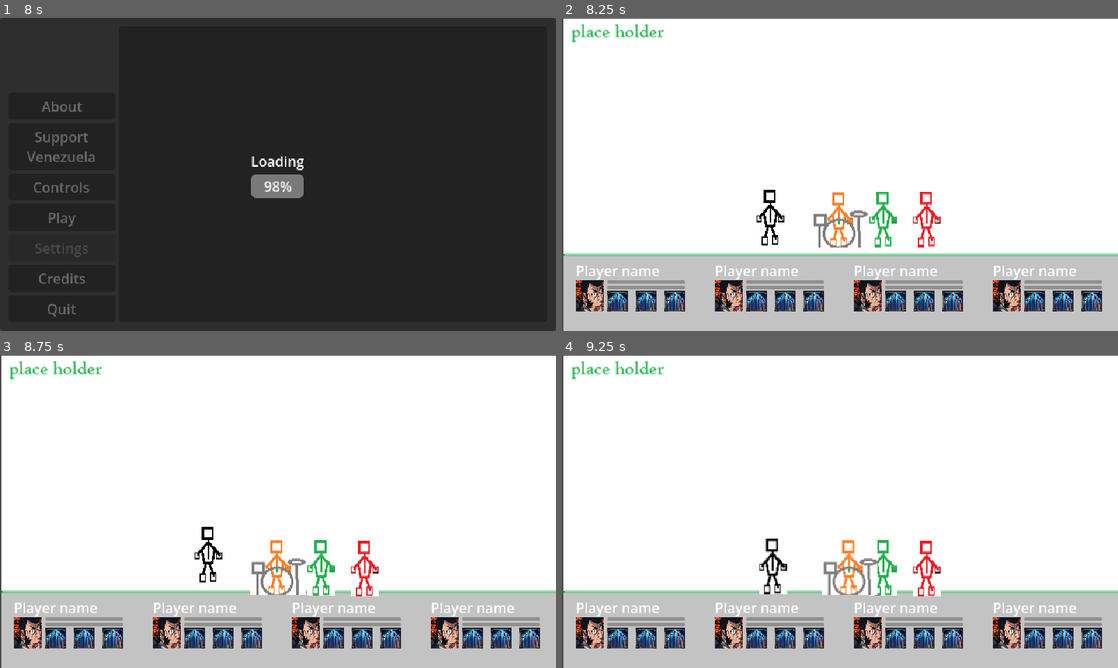
Above: before the commit, frames 1-4 (two rows, left to right).
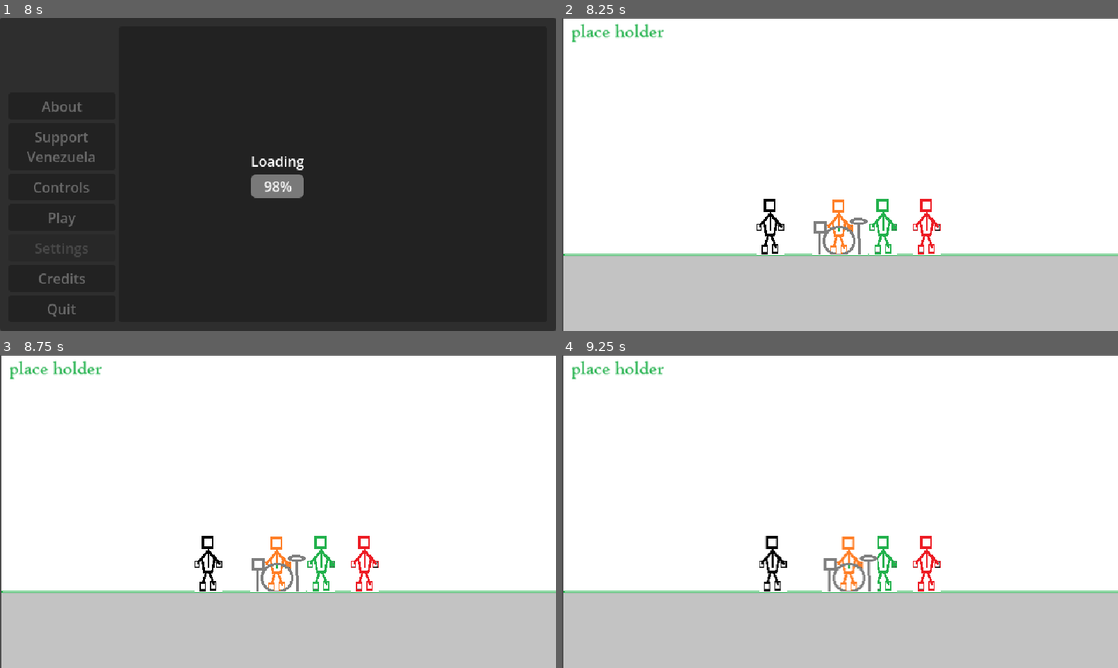
Above: after the commit, the same moments.

Repository: kevinesaa/juntos-game-jam
Game: Godot game, scene res://splash-screen/splash-screen.tscn
Two runs of this game, one before a commit and one after it. Both use one fixed random seed, a clock stepped at 60 frames per second and the inputs below.
Inputs:
- Up to frame 1 (8 s): tap Enter at 0.5, 2, 3.5 s; hold D (move_right) 0.53-1.28 s; tap E (next_character) every 1.5 s from 0.6 to 5.1 s; tap Space at 1.25, 2.75, 4.25 s; hold A (move_left) 1.28-2.03 s; tap Q (previus_character) at 1.35, 2.85, 4.35 s; hold D (move_right) 2.03-3.53 s; hold A (move_left) 3.53-5.75 s; click "Play" at 5.75 s; click "Play" at 6.5 s; click "Support Venezuela" at 7.25 s
- Up to frame 2 (8.25 s): click "About" at 8 s
- Up to frame 3 (8.75 s): no input
- Up to frame 4 (9.25 s): hold D (move_right) from 8.78 s (still down); tap Q (previus_character) at 8.85 s

Frame 1 is identical in both runs. In frame 2, 8.8% of the frame differs, in the area x 2-98%, y 54-94%; in frame 3, 8.7%; in frame 4, 8.7%.

Commit message:
fix: character move physis

Diff:
--- a/level-jam/level-jam.tscn
+++ b/level-jam/level-jam.tscn
@@ -43,62 +43,58 @@
 script = ExtResource("3_xy2ov")
 
 [node name="player1_Node2D" type="Node2D" parent="gameNode/playerController_Node" unique_id=271839000]
-position = Vector2(240, 230)
+position = Vector2(240, 240)
 script = ExtResource("4_qq2pt")
 baseSpeed = 40.0
 
-[node name="RigidBody2D" type="RigidBody2D" parent="gameNode/playerController_Node/player1_Node2D" unique_id=914589422]
-lock_rotation = true
-
-[node name="player_SpriteRender" type="Sprite2D" parent="gameNode/playerController_Node/player1_Node2D/RigidBody2D" unique_id=593470189]
+[node name="player1_CharacterBody2D" type="CharacterBody2D" parent="gameNode/playerController_Node/player1_Node2D" unique_id=1478620453]
+
+[node name="player_SpriteRender" type="Sprite2D" parent="gameNode/playerController_Node/player1_Node2D/player1_CharacterBody2D" unique_id=593470189]
 texture = ExtResource("5_oestl")
 
-[node name="player1_CollisionShape2D" type="CollisionShape2D" parent="gameNode/playerController_Node/player1_Node2D/RigidBody2D" unique_id=1112553368]
+[node name="player1_CollisionShape2D" type="CollisionShape2D" parent="gameNode/playerController_Node/player1_Node2D/player1_CharacterBody2D" unique_id=1112553368]
 position = Vector2(0, 4)
 shape = SubResource("RectangleShape2D_nr37e")
 
 [node name="player2_Node2D" type="Node2D" parent="gameNode/playerController_Node" unique_id=1958795324]
-position = Vector2(420, 230)
+position = Vector2(420, 240)
 script = ExtResource("4_qq2pt")
 baseSpeed = 40.0
 
-[node name="RigidBody2D" type="RigidBody2D" parent="gameNode/playerController_Node/player2_Node2D" unique_id=1238938278]
-lock_rotation = true
-
-[node name="player_SpriteRender" type="Sprite2D" parent="gameNode/playerController_Node/player2_Node2D/RigidBody2D" unique_id=1949557825]
+[node name="player2_CharacterBody2D" type="CharacterBody2D" parent="gameNode/playerController_Node/player2_Node2D" unique_id=1397011205]
+
+[node name="player_SpriteRender" type="Sprite2D" parent="gameNode/playerController_Node/player2_Node2D/player2_CharacterBody2D" unique_id=1949557825]
 texture = ExtResource("4_xy2ov")
 
-[node name="CollisionShape2D" type="CollisionShape2D" parent="gameNode/playerController_Node/player2_Node2D/RigidBody2D" unique_id=372874980]
+[node name="CollisionShape2D" type="CollisionShape2D" parent="gameNode/playerController_Node/player2_Node2D/player2_CharacterBody2D" unique_id=372874980]
 position = Vector2(-1, 2)
 shape = SubResource("RectangleShape2D_6g1t1")
 
 [node name="player3_Node2D" type="Node2D" parent="gameNode/playerController_Node" unique_id=350844624]
-position = Vector2(370, 230)
+position = Vector2(370, 240)
 script = ExtResource("4_qq2pt")
 baseSpeed = 50.0
 
-[node name="RigidBody2D" type="RigidBody2D" parent="gameNode/playerController_Node/player3_Node2D" unique_id=1989681169]
-lock_rotation = true
-
-[node name="player_SpriteRender" type="Sprite2D" parent="gameNode/playerController_Node/player3_Node2D/RigidBody2D" unique_id=1354094665]
+[node name="CharacterBody2D" type="CharacterBody2D" parent="gameNode/playerController_Node/player3_Node2D" unique_id=1291829239]
+
+[node name="player_SpriteRender" type="Sprite2D" parent="gameNode/playerController_Node/player3_Node2D/CharacterBody2D" unique_id=1354094665]
 texture = ExtResource("5_qq2pt")
 
-[node name="CollisionShape2D" type="CollisionShape2D" parent="gameNode/playerController_Node/player3_Node2D/RigidBody2D" unique_id=120226561]
+[node name="CollisionShape2D" type="CollisionShape2D" parent="gameNode/playerController_Node/player3_Node2D/CharacterBody2D" unique_id=120226561]
 position = Vector2(0.5, 3.5)
 shape = SubResource("RectangleShape2D_sobt1")
 
 [node name="player4_Node2D" type="Node2D" parent="gameNode/playerController_Node" unique_id=355279349]
-position = Vector2(320, 230)
+position = Vector2(320, 240)
 script = ExtResource("4_qq2pt")
 baseSpeed = 30.0
 
-[node name="RigidBody2D" type="RigidBody2D" parent="gameNode/playerController_Node/player4_Node2D" unique_id=2025463017]
-lock_rotation = true
-
-[node name="player_SpriteRender" type="Sprite2D" parent="gameNode/playerController_Node/player4_Node2D/RigidBody2D" unique_id=1558608659]
+[node name="player4_CharacterBody2D" type="CharacterBody2D" parent="gameNode/playerController_Node/player4_Node2D" unique_id=473400376]
+
+[node name="player_SpriteRender" type="Sprite2D" parent="gameNode/playerController_Node/player4_Node2D/player4_CharacterBody2D" unique_id=1558608659]
 texture = ExtResource("6_oestl")
 
-[node name="player4_CollisionShape2D" type="CollisionShape2D" parent="gameNode/playerController_Node/player4_Node2D/RigidBody2D" unique_id=2002224309]
+[node name="player4_CollisionShape2D" type="CollisionShape2D" parent="gameNode/playerController_Node/player4_Node2D/player4_CharacterBody2D" unique_id=2002224309]
 position = Vector2(-1.5, 2.5)
 shape = SubResource("RectangleShape2D_viwgl")
 
@@ -112,6 +108,7 @@
 shape = SubResource("RectangleShape2D_cw4k4")
 
 [node name="CanvasLayer" type="CanvasLayer" parent="." unique_id=1630577108]
+visible = false
 
 [node name="MarginContainer" type="MarginContainer" parent="CanvasLayer" unique_id=517873449]
 anchors_preset = 15
--- a/main-menu/main-menu.tscn
+++ b/main-menu/main-menu.tscn
@@ -8,7 +8,6 @@
 
 [node name="ChangeSceneController" type="Node" parent="." unique_id=873296796]
 script = ExtResource("2_6u48k")
-debug_loading = true
 path_to_next_scene = "res://level-jam/level-jam.tscn"
 metadata/_custom_type_script = "uid://dn1vx62hd863p"
 
--- a/player-controller/MyCharacterController.gd
+++ b/player-controller/MyCharacterController.gd
@@ -3,8 +3,18 @@
 
 
 @export var baseSpeed:float
-var newPosition:Vector2
+@onready var my_rigid_body_2d: RigidBody2D = $RigidBody2D
+
+var indexId:int
+var newPosition:Vector2 = Vector2.ZERO
+var currentSkillIndex:int = 0
+var charaterSkills: Array[SkillController] = []
+
+func setIndexId(id:int) -> void:
+	self.indexId = id
 
 func moveCharacter(deltaTime:float,moveVector:Vector2) -> void:
+
 	self.newPosition = (deltaTime * self.baseSpeed) * moveVector
-	self.position = self.position + self.newPosition
+	var position:Vector2 = self.position + self.newPosition
+	self.position = position
--- a/player-controller/PlayerController.gd
+++ b/player-controller/PlayerController.gd
@@ -19,8 +19,9 @@
 	characters.append(player_3_node_2d)
 	characters.append(player_4_node_2d)
 
-
-
+	for i in characters.size():
+		var c = characters.get(i)
+		c.setIndexId(i)
 
 
 func  _process(delta: float) -> void:
@@ -47,6 +48,7 @@
 	_move(delta,moveInput)
 
 
+
 func _physics_process(delta: float) -> void:
 
 	pass
@@ -64,5 +66,7 @@
 
 func _move(deltaTime:float, moveInput:float) -> void:
 	var currentCharacter:MyCharacterController = self.characters.get(self.currentSelectedIndex)
-	var moveVector:Vector2 = moveInput*Vector2.RIGHT
+	var moveVector:Vector2 = moveInput * Vector2.RIGHT
+	print("aqui")
+	print(moveInput)
 	currentCharacter.moveCharacter(deltaTime,moveVector)
--- a/project.godot
+++ b/project.godot
@@ -50,6 +50,16 @@
 "events": [Object(InputEventKey,"resource_local_to_scene":false,"resource_name":"","device":-1,"window_id":0,"alt_press …(192 unchanged characters)…
 ]
 }
+previus_skill={
+"deadzone": 0.2,
+"events": [Object(InputEventKey,"resource_local_to_scene":false,"resource_name":"","device":-1,"window_id":0,"alt_pressed":false,"shift_pressed":false,"ctrl_pressed":false,"meta_pressed":false,"pressed":false,"keycode":0,"physical_keycode":85,"key_label":0,"unicode":117,"location":0,"echo":false,"script":null)
+]
+}
+next_skill={
+"deadzone": 0.2,
+"events": [Object(InputEventKey,"resource_local_to_scene":false,"resource_name":"","device":-1,"window_id":0,"alt_pressed":false,"shift_pressed":false,"ctrl_pressed":false,"meta_pressed":false,"pressed":false,"keycode":0,"physical_keycode":79,"key_label":0,"unicode":111,"location":0,"echo":false,"script":null)
+]
+}
 
 [physics]
 
--- /dev/null
+++ b/skills-controller/SkillController.gd
@@ -0,0 +1,2 @@
+class_name SkillController
+extends Node
--- a/splash-screen/splash-screen.tscn
+++ b/splash-screen/splash-screen.tscn
@@ -13,7 +13,6 @@
 
 [node name="changeSceneController" type="Node2D" parent="." unique_id=1924880332]
 script = ExtResource("2_gdnlb")
-debug_loading = true
 path_to_next_scene = "res://main-menu/main-menu.tscn"
 
 [node name="toMainTimer" type="Timer" parent="." unique_id=304281100]
Not shown, added: skills-controller/SkillController.gd.uid
